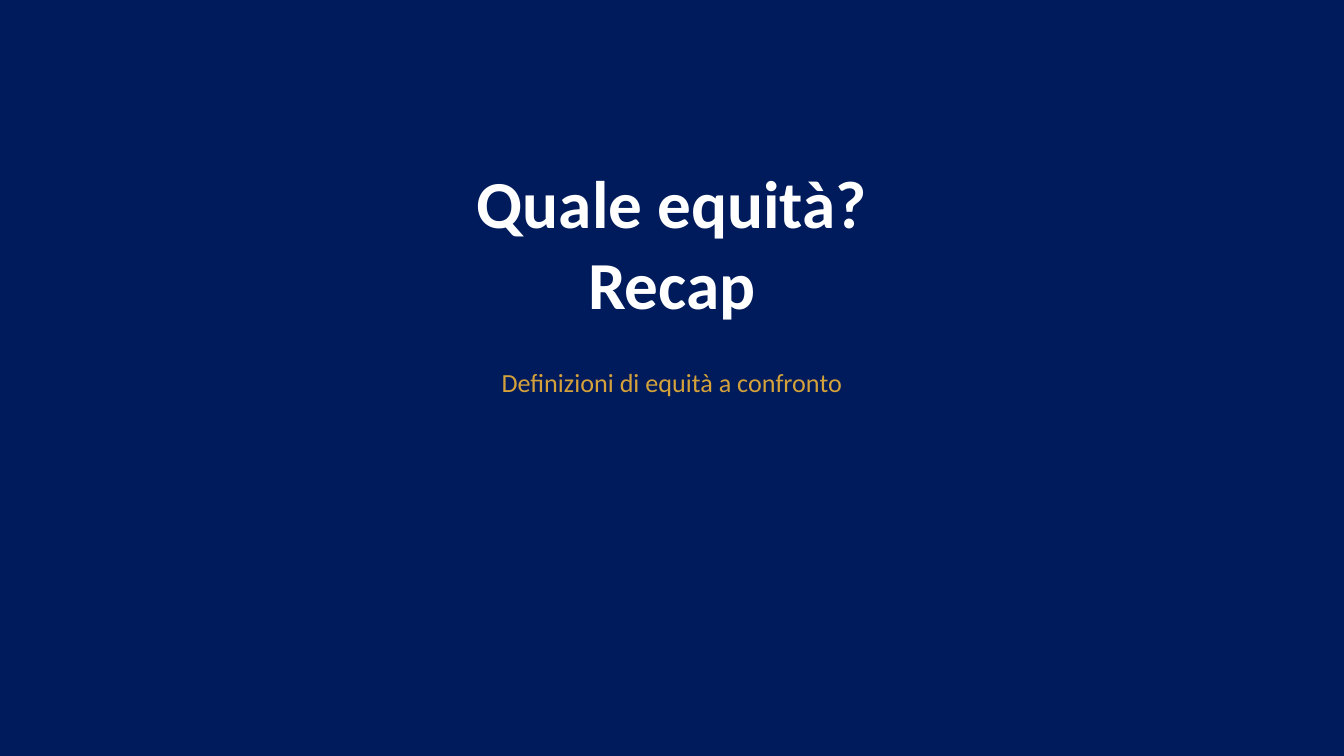
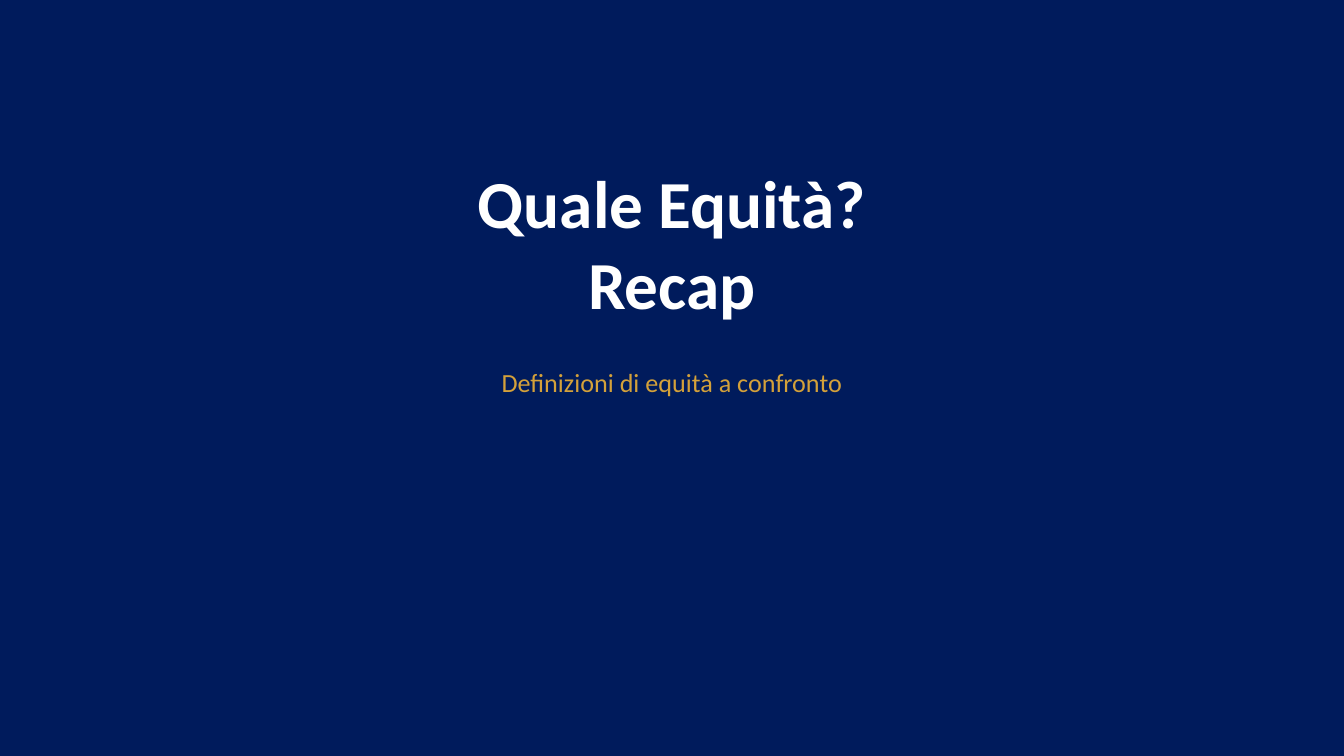
Before and after one commit to MicheleFerramola00/lezioni, a slide deck: slide 18 of slide/M2.4_Ferramola_slide.pptx. Drawn at 1344x756 pixels with LibreOffice and Linux fonts; fonts in the diff are those of the drawing. Boxes give left, top, right and bottom in pixels: in the first picture for what was removed or moved away, otherwise in the second. Text is boxed around its words. In the diff, an @@ line names an element or a change of style, - is before the commit and + after.

```diff
--- a/slide/M2.4_Ferramola_slide.pptx
+++ b/slide/M2.4_Ferramola_slide.pptx
@@ text at (478, 181, 866, 239): text changed @@
-Quale equità?
+Quale Equità?
```
Also in this commit, not shown: 12 other slides changed.
